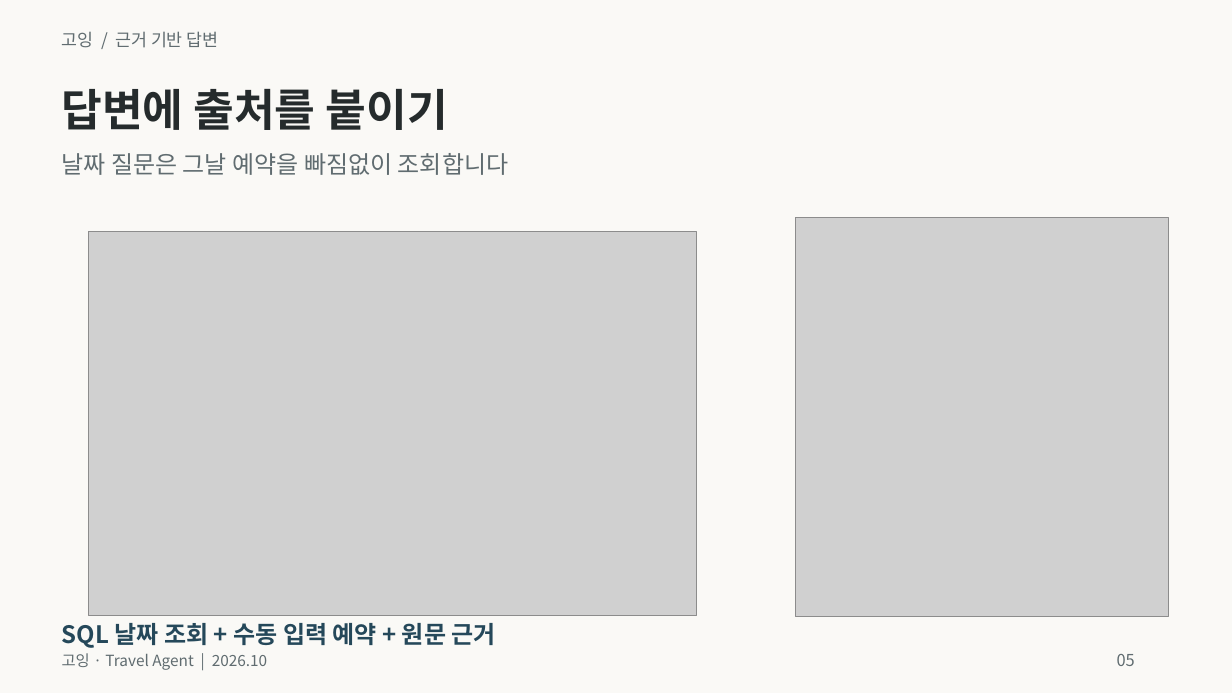
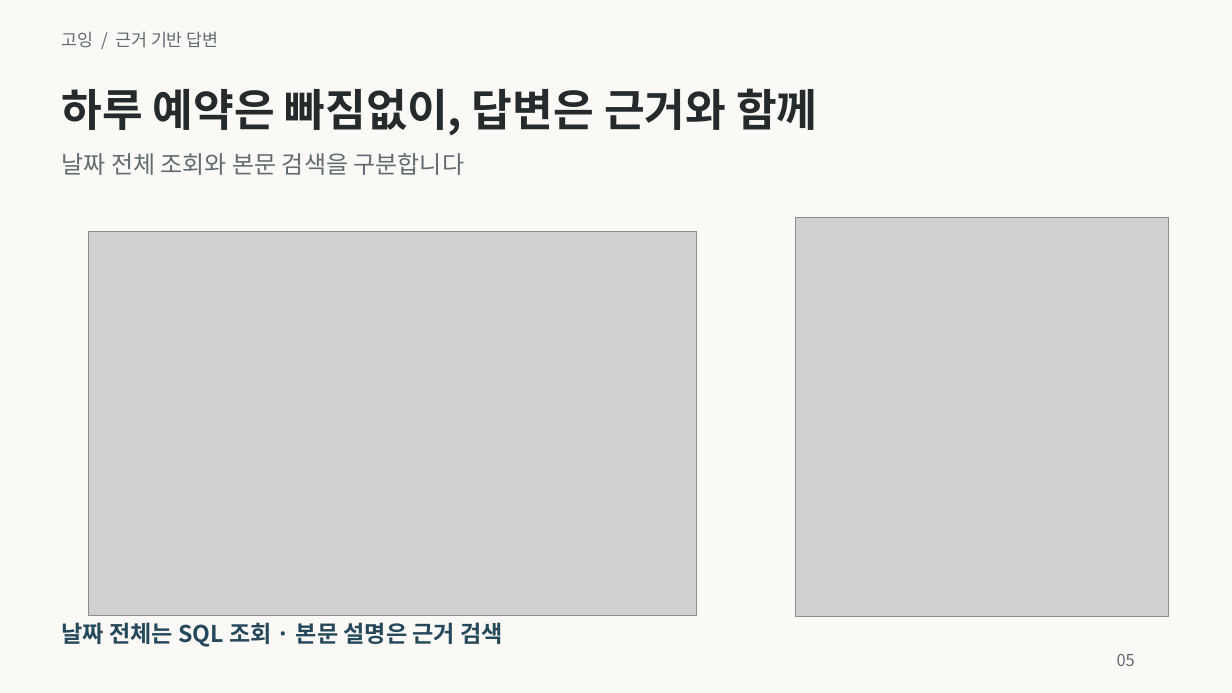
Before and after one commit to Jin-s-work/Travel-Agent, a slide deck: slide 5 of docs/presentation/going-class-presentation.pptx. Drawn at 1232x693 pixels with LibreOffice and Linux fonts; fonts in the diff are those of the drawing; grey boxes stand for pictures. Boxes give left, top, right and bottom in pixels: in the first picture for what was removed or moved away, otherwise in the second. Text is boxed around its words. In the diff, an @@ line names an element or a change of style, - is before the commit and + after.

```diff
--- a/docs/presentation/going-class-presentation.pptx
+++ b/docs/presentation/going-class-presentation.pptx
@@ text at (62,88,817,135): text changed @@
-답변에 출처를 붙이기
+하루 예약은 빠짐없이, 답변은 근거와 함께
@@ text at (62,153,464,175): text changed @@
-날짜 질문은 그날 예약을 빠짐없이 조회합니다
+날짜 전체 조회와 본문 검색을 구분합니다
@@ text at (62,622,503,647): text changed; size 18.8 to 18 pt @@
-SQL 날짜 조회 + 수동 입력 예약 + 원문 근거
+날짜 전체는 SQL 조회 · 본문 설명은 근거 검색
@@ text removed at (62,653,267,670) @@
-고잉 · Travel Agent | 2026.10
```
Also in this commit, not shown: 7 other slides changed, 1 slide added, 1 slide removed, 11 other files.
